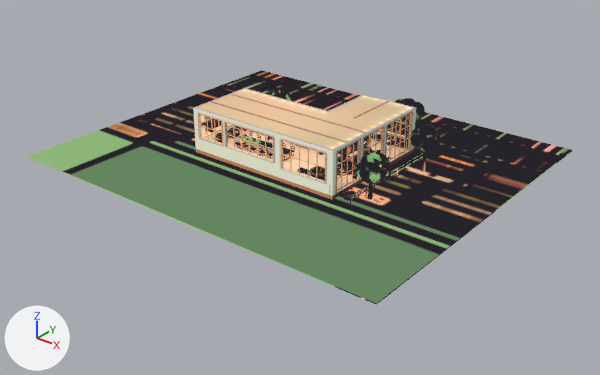
Before and after pictures for a commit that changed the glTF model frontend/public/assets/study_themes/cafe_room_3d/study_room_v2.glb.
Before and after are seen from a 50 mm lens placed at (53.8, -51.6, 31.6), pointed at (9.3, 4.1, -2.9). The lights are fixed; the arrows at lower left show +X, +Y and +Z. The picture after the commit comes second. Where no turn or scale is listed for an object, it has been applied to the vertices. Vertices at exactly the same position are counted once.

In view in the first picture: 'room_outdoors', 'room_props', 'room_shell'.
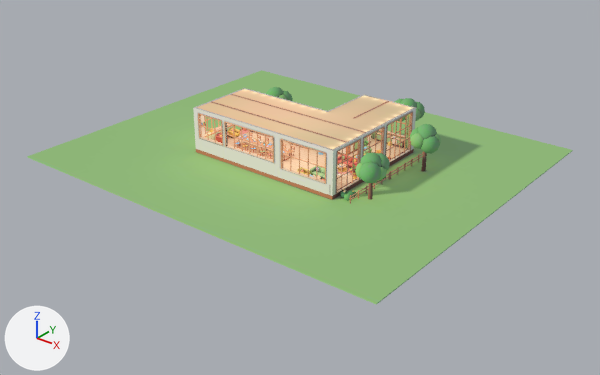
Commit message: fix(assets): calm the v2 room for long study sessions

Where the change shows, as pixel boxes [x1, y1, x2, y2] in the pictures (600 x 375 px):
part 1 of me_sv2_room_outdoors, surface changed (lighter)
    both: [60, 70, 573, 305]
part 2 of me_sv2_room_props, surface changed
    both: [201, 114, 410, 181]

Diff of the bpy script that builds the scene:
```diff
--- a/frontend/public/assets/study_themes/cafe_room_3d/study_room_v2.glb.py
+++ b/frontend/public/assets/study_themes/cafe_room_3d/study_room_v2.glb.py
@@ me_sv2_room_outdoors @@
 me_sv2_room_outdoors.from_pydata(...)  # 1944 vertices, 3500 faces; spans x -12.0..28.0, y -11.0..23.0, z -0.5..4.2
 # used by ob_room_outdoors; location = (0.0, 0.0, 0.0)
+# me_sv2_room_outdoors part 1: texture (UV) coordinates of 3500 of 3500 faces, centred in x -12.0..28.0, y -11.0..23.0, z -0.5..4.1, changed; they spanned u 0.0..0.93, v 0.0..0.94 and now span u 0.0..0.93, v 0.0..0.95
 me_sv2_room_outdoors.materials.append(mat_study_room_props)
@@ me_sv2_room_props @@
 # used by ob_room_props; location = (0.0, 0.0, 0.0)
-me_sv2_room_props.from_pydata(...)  # 22681 vertices, 37854 faces; spans x 0.0..16.1, y 0.0..12.7, z 0.0..4.2
+me_sv2_room_props.from_pydata(...)  # 22869 vertices, 38218 faces; spans x 0.0..16.1, y 0.0..12.7, z 0.0..4.2
+# me_sv2_room_props part 2: 36602 kept faces spanning x 0.0..16.1, y 0.0..12.7, z 0.0..4.2 get new texture (UV) coordinates
+# edits to the shape of me_sv2_room_props do not show in these pictures
 me_sv2_room_props.materials.append(mat_study_room_props)
```
